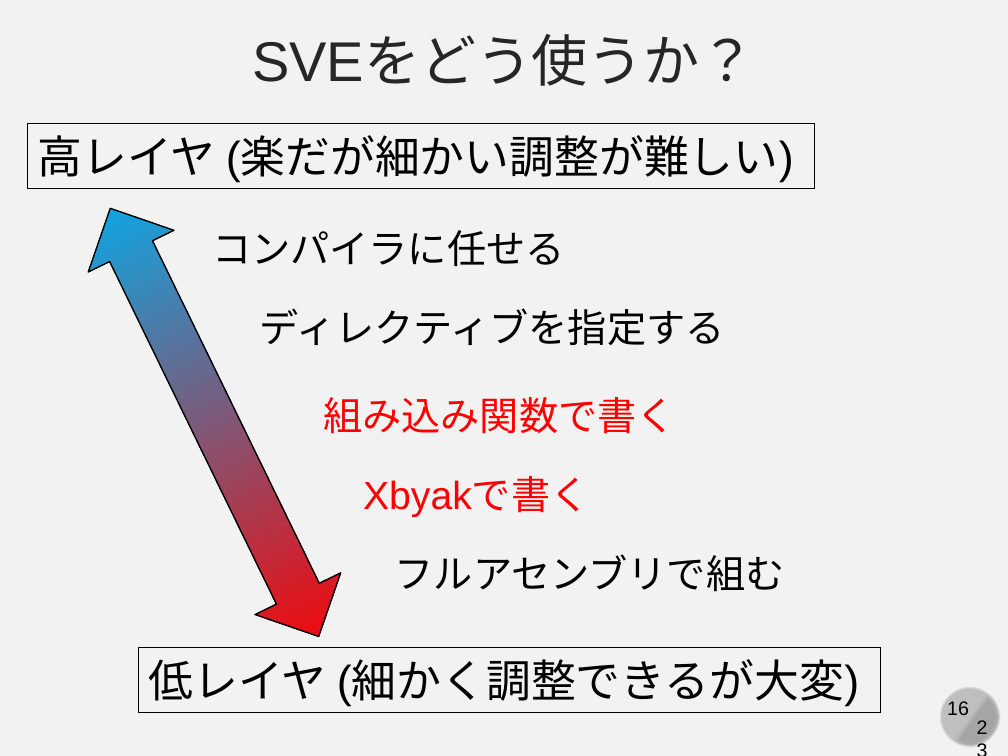
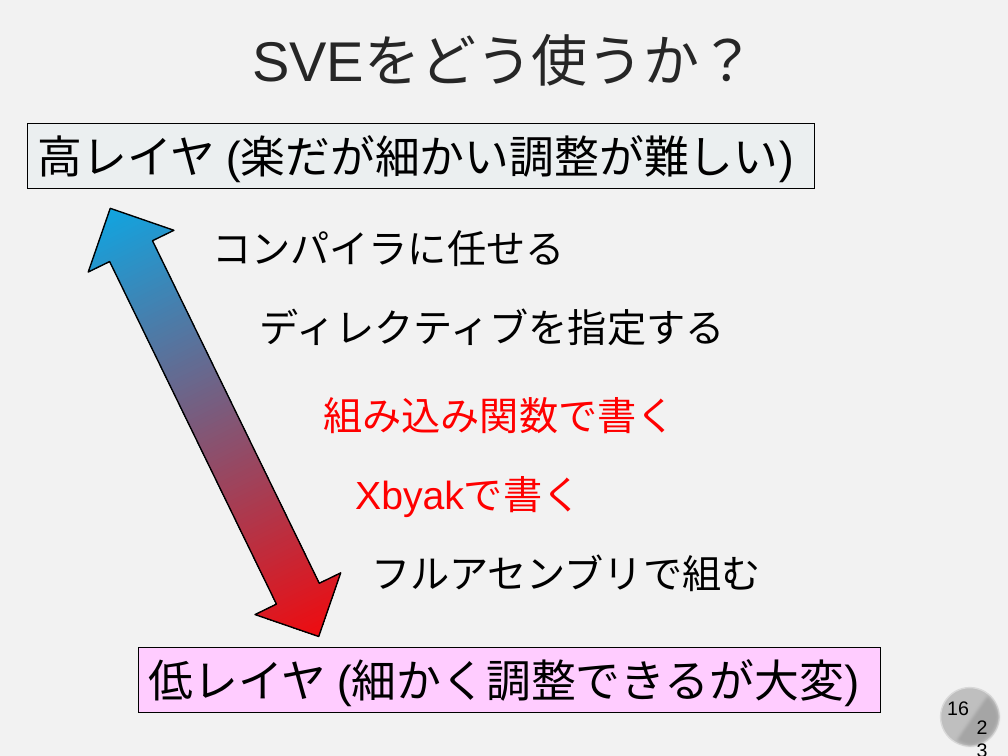
Before and after one commit to kaityo256/xbyak_aarch64_handson, a slide deck: slide 16 of slide/xbyak_aarch64.pptx. Drawn at 1008x756 pixels with LibreOffice and Linux fonts; fonts in the diff are those of the drawing. Boxes give left, top, right and bottom in pixels: in the first picture for what was removed or moved away, otherwise in the second. Text is boxed around its words. In the diff, an @@ line names an element or a change of style, - is before the commit and + after.

```diff
--- a/slide/xbyak_aarch64.pptx
+++ b/slide/xbyak_aarch64.pptx
@@ text "Xbyakで書く": place and size @@
-text "Xbyakで書く" at bbox=[363, 478, 589, 517]
+text "Xbyakで書く" at bbox=[355, 478, 581, 517]
@@ text "フルアセンブリで組む": place and size @@
-text "フルアセンブリで組む" at bbox=[395, 554, 785, 592]
+text "フルアセンブリで組む" at bbox=[371, 554, 761, 592]
@@ rectangle "低レイヤ (細かく調整できるが大変)" at bbox=[139, 648, 881, 713]: fill none to #FFCCFF @@
```
Also in this commit, not shown: 1 other slide changed, 11 slides added, 1 other file.
